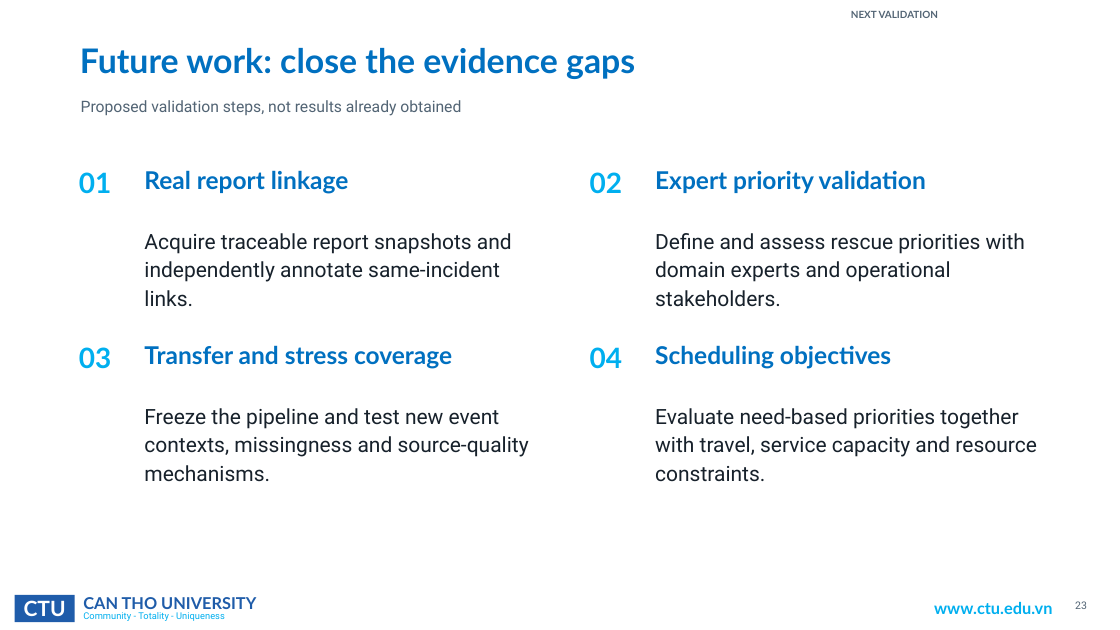
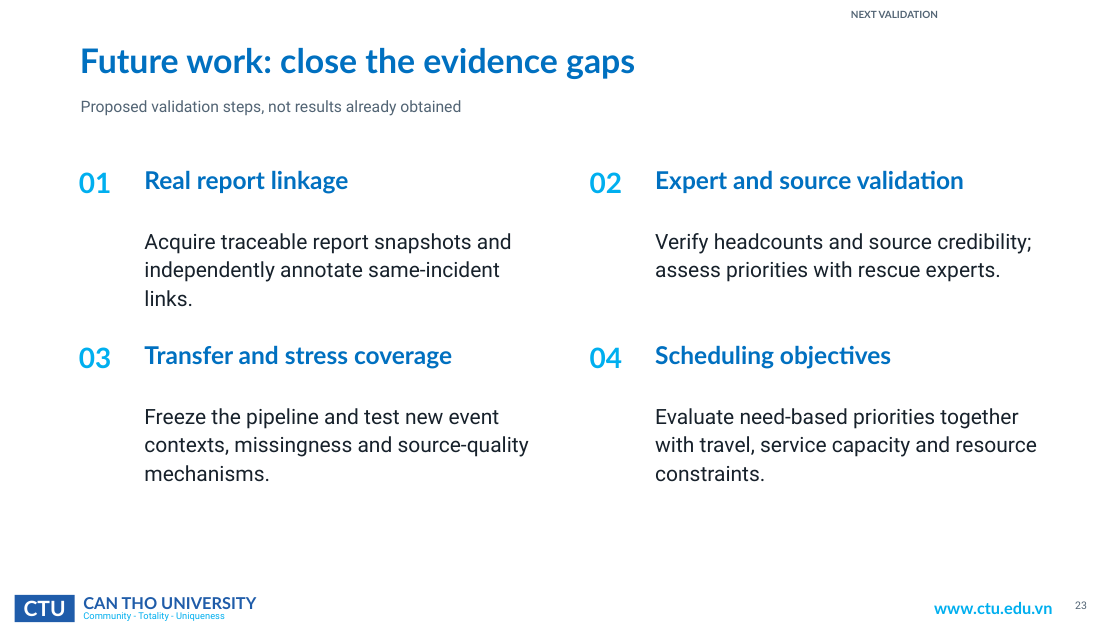
Before and after one commit to ngthtrong/nckh2, a slide deck: slide 23 of ISDS/ISDS2026_Paper_6444_Conference_Deck.pptx. Drawn at 1120x630 pixels with LibreOffice and Linux fonts; fonts in the diff are those of the drawing; background and template pictures are left out. Boxes give left, top, right and bottom in pixels: in the first picture for what was removed or moved away, otherwise in the second. Text is boxed around its words. In the diff, an @@ line names an element or a change of style, - is before the commit and + after.

```diff
--- a/ISDS/ISDS2026_Paper_6444_Conference_Deck.pptx
+++ b/ISDS/ISDS2026_Paper_6444_Conference_Deck.pptx
@@ text at (x1=655, y1=170, x2=964, y2=193): text changed @@
-Expert priority validation
+Expert and source validation
@@ text at (x1=655, y1=233, x2=1031, y2=282): text changed @@
-Define and assess rescue priorities with domain experts and operational stakeholders.
+Verify headcounts and source credibility; assess priorities with rescue experts.
```
Also in this commit, not shown: 14 other slides changed, 1 slide added, 1 slide removed, 51 other files.
